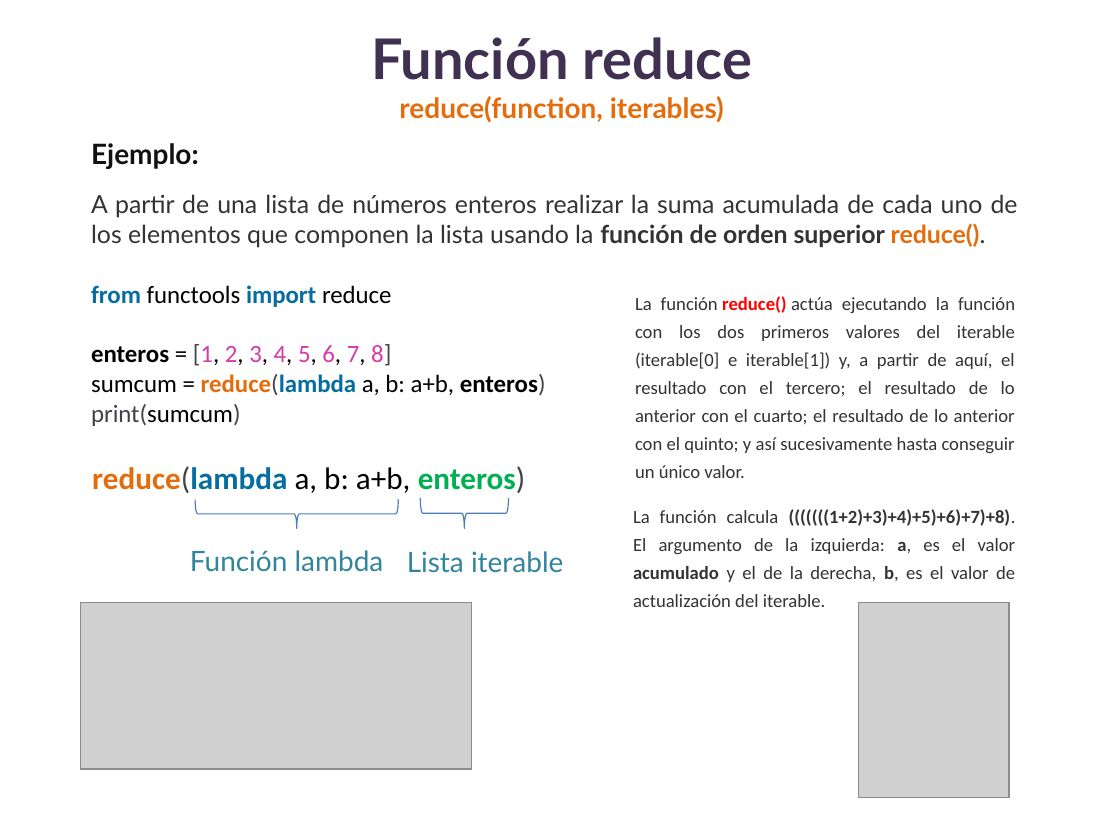
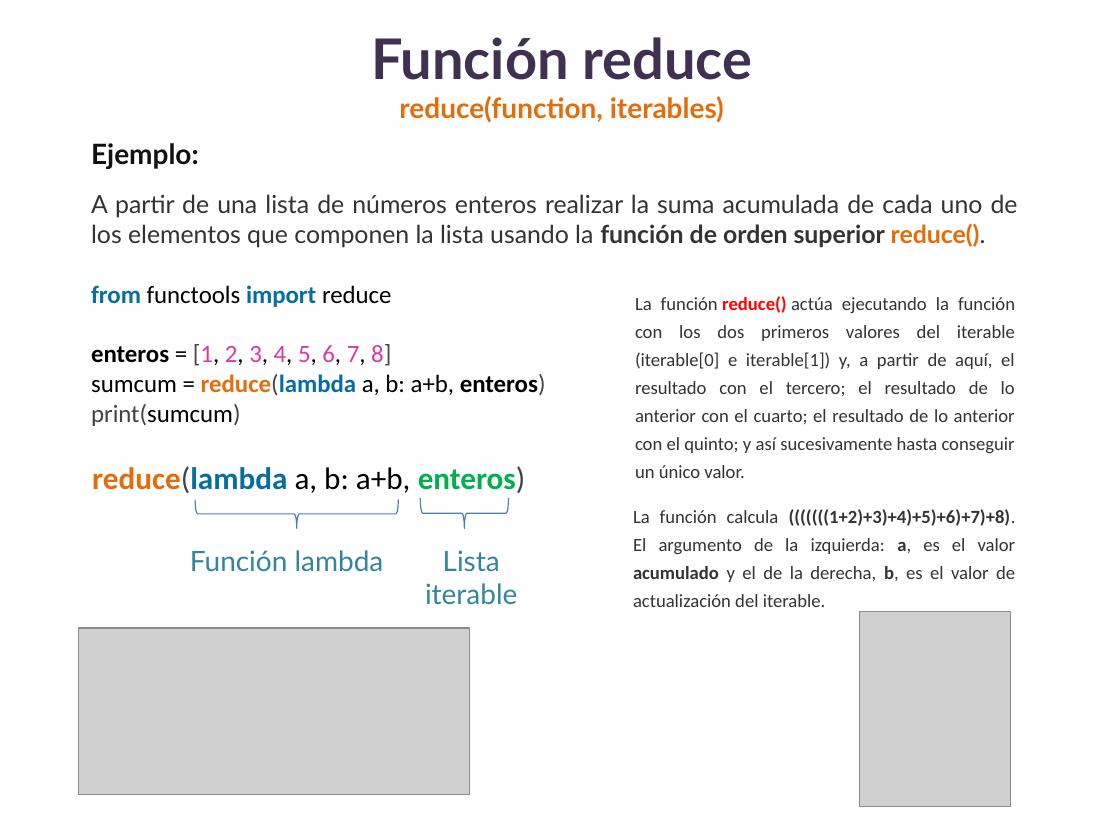
Before and after one commit to lizetheP/Analitica, a slide deck: slide 14 of CalendarioAgo2022/presentaciones/12_FuncionesOrdenSuperior.pptx. Drawn at 1120x840 pixels with LibreOffice and Linux fonts; fonts in the diff are those of the drawing; grey boxes stand for pictures. Boxes give left, top, right and bottom in pixels: in the first picture for what was removed or moved away, otherwise in the second. Text is boxed around its words. In the diff, an @@ line names an element or a change of style, - is before the commit and + after.

```diff
--- a/CalendarioAgo2022/presentaciones/12_FuncionesOrdenSuperior.pptx
+++ b/CalendarioAgo2022/presentaciones/12_FuncionesOrdenSuperior.pptx
@@ text "Lista iterable" rewrapped from box(407, 551, 563, 573) to box(425, 550, 517, 604) @@
@@ picture: place and size @@
-picture at box(81, 603, 472, 769)
+picture at box(78, 628, 469, 795)
@@ picture: place and size @@
-picture at box(859, 603, 1009, 797)
+picture at box(860, 612, 1010, 806)
```
Also in this commit, not shown: 1 other slide changed, 5 other files.
